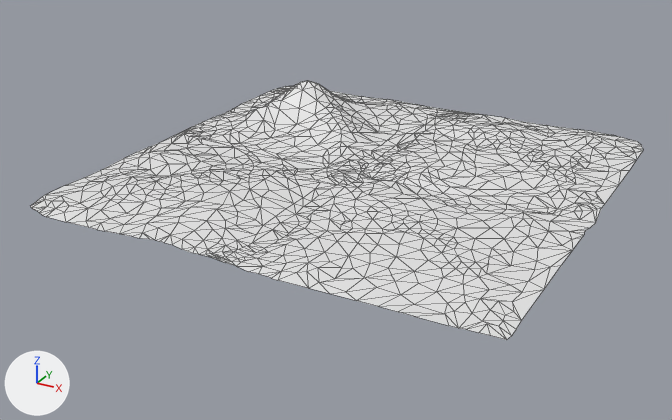
One commit to the Blender file Assets/_Art/Terrain/MergedTerrain.blend: the scene before it, then after it.
Both versions are drawn from a 50 mm lens placed at (51.7, -100.9, 44.4), pointed at (-1.5, -4.2, -3.9). Every picture has the same lights, and +X, +Y and +Z are marked at lower left. Mesh edges are drawn as thin lines.

The scene before the commit, as lines of its bpy script (objects in view):
```python
me_plane_002 = bpy.data.meshes.new('Plane.002')
me_plane_002.from_pydata(...)  # 1079 vertices, 2022 faces; spans x -30.4..30.7, y -0.3..5.6, z -30.4..30.4
ob_ground_02 = bpy.data.objects.new('Ground_02', me_plane_002)
ob_ground_02.location = (0.0, 0.0, 0.0)
ob_ground_02.rotation_euler = (1.571, 0.0, 0.0)  # degrees (90, 0, 0)
```
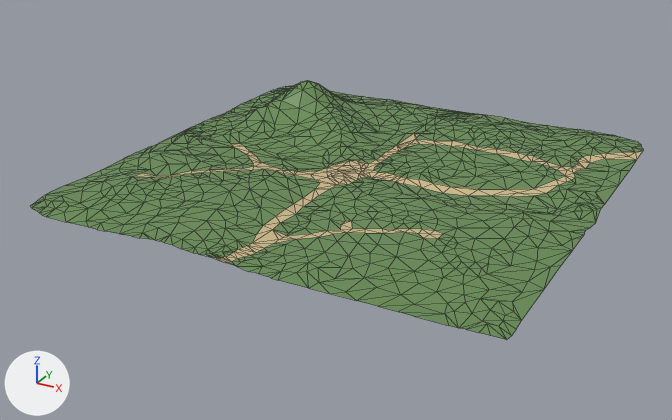
Pixel boxes [x1, y1, x2, y2] of what changed, in the pictures (672 x 420 px):
'Ground_02', recoloured (white to green)
    both: [31, 81, 643, 340]

Edits to the bpy script that builds the scene:
```text
Add img_naturepacklite_texture_01_png:
    img_naturepacklite_texture_01_png = load_image('NaturePackLite_Texture_01.png', '../../SimpleNaturePack/Textures/NaturePackLite_Texture_01.png', 1024, 1024, 'sRGB')
Add mat_material_001:
    mat_material_001 = principled_material('Material.001')
    mat_material_001.texture = img_naturepacklite_texture_01_png
Change me_plane_002:
    where me_plane_002.from_pydata(...)  # 1079 vertices, 2022 faces; spans x -30.4..30.7, y -0.3..5.6, z -30.4..30.4
    add me_plane_002.materials.append(mat_material_001)  # picture img_naturepacklite_texture_01_png
```
